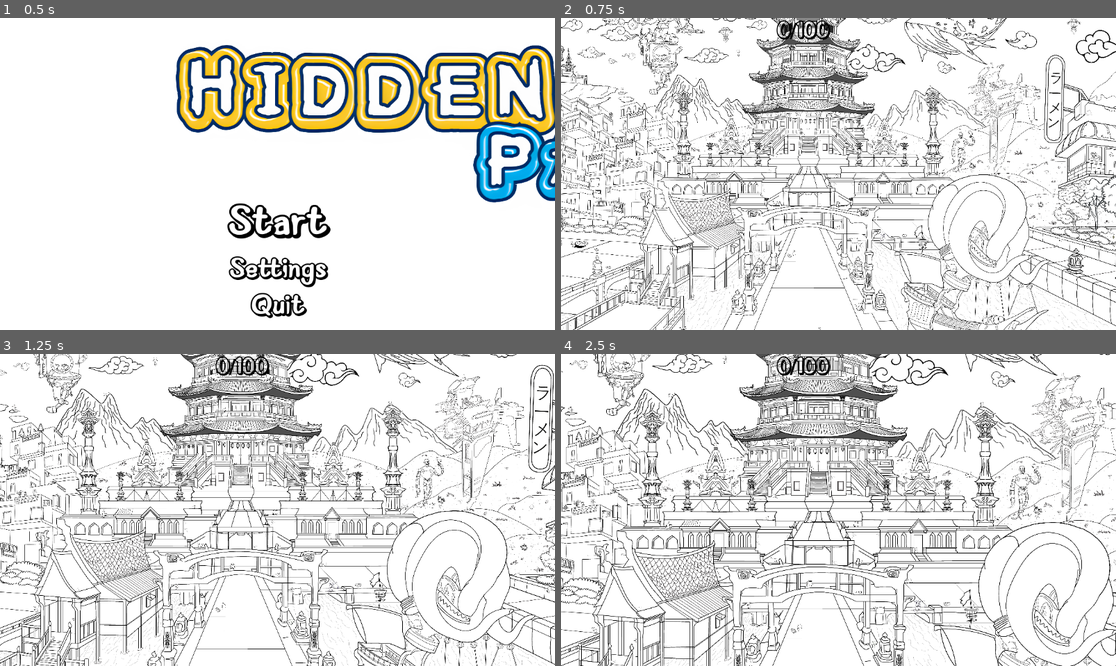
Above: before the commit, frames 1-4 (two rows, left to right).
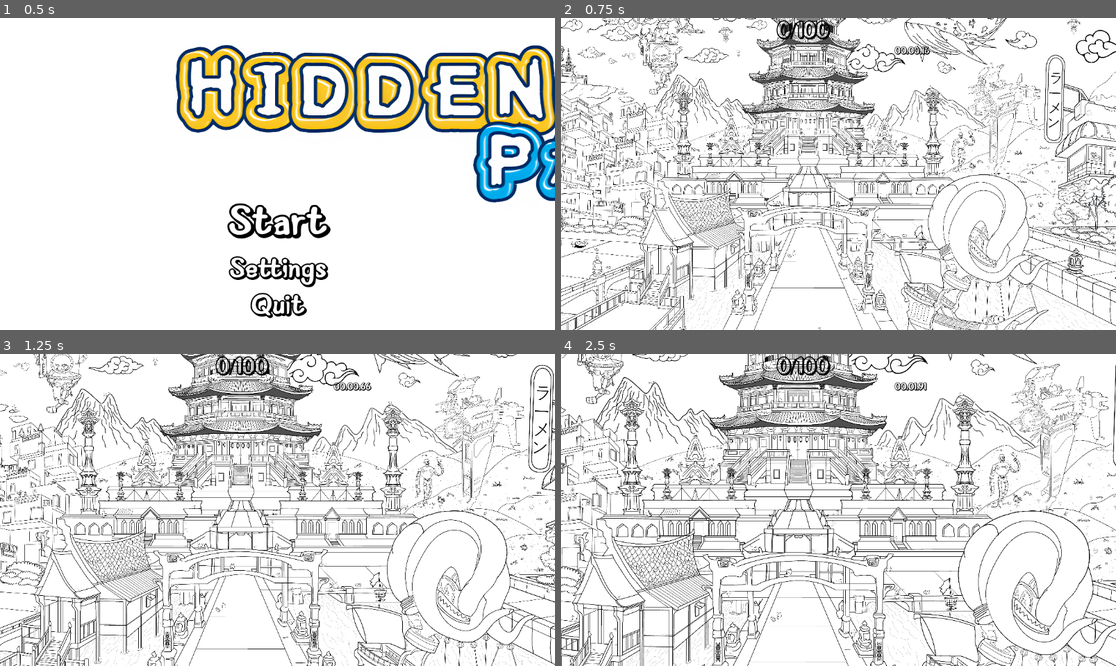
Above: after the commit, the same moments.

Repository: Wpan0n/_HiddenPaws_
Game: Godot game, scene res://scences/main_menu.tscn
The game is run twice, just before and just after one commit, with the same random seed, the same clock (stepped at 60 frames per second) and the same inputs.
Inputs (mouse positions are in pixels of both pictures, inside the frame that each line leads up to):
- Up to frame 1 (0.5 s): no input
- Up to frame 2 (0.75 s): click "Start" at 0.5 s
- Up to frame 3 (1.25 s): no input
- Up to frame 4 (2.5 s): move the mouse to (960, 494) at 1.27 s; click (960, 494) at 1.42 s; drag from (727, 525) to (810, 572) at 2.02 s

Frame 1 is identical in both runs. In frame 2, 0.1% of the frame differs, in the area x 60-67%, y 9-12%; in frame 3, 0.1%; in frame 4, 37%, in the area x 0-100%, y 0-100%.

Commit message:
Added Stopwatch

Diff:
--- /dev/null
+++ b/Scripts/Stopwatch.gd
@@ -0,0 +1,16 @@
+extends Label
+
+var time_elapsed := 0.0
+
+func _process(delta: float) -> void:
+	time_elapsed += delta
+	update_timer_display()
+
+func update_timer_display() -> void:
+	var minutes = int(time_elapsed / 60)
+	var seconds = int(time_elapsed) % 60
+	var milliseconds = int((time_elapsed - int(time_elapsed)) * 100)
+
+	# Format the time to 00.00.00 (minutes.seconds.milliseconds)
+	var time_string = String("%02d.%02d.%02d" % [minutes, seconds, milliseconds])
+	text = time_string
--- a/scences/MainGame.tscn
+++ b/scences/MainGame.tscn
@@ -102,6 +102,7 @@
 [ext_resource type="Texture2D" uid="uid://dxyan4oxpepgg" path="res://assets/40 cat sprites p2/e96f0e23b57181a9455a8b5d03df1b8e.png" id="95_1rop7"]
 [ext_resource type="Texture2D" uid="uid://coqne4ktcciql" path="res://assets/40 cat sprites p2/efeaebd05bd507f7c409c6546bdd2512.png" id="96_6bw5e"]
 [ext_resource type="Texture2D" uid="uid://bt6slhf7lv57k" path="res://assets/40 cat sprites p2/fa6cb58bea4a21b8852d117969d451ee.png" id="97_uiylv"]
+[ext_resource type="Script" path="res://Scripts/Stopwatch.gd" id="103_7xdmb"]
 
 [node name="Main Game" type="Node2D"]
 position = Vector2(-3, -2)
@@ -1180,3 +1181,26 @@
 [node name="AudioStreamPlayer101" type="AudioStreamPlayer" parent="Sprite2D"]
 stream = ExtResource("6_pm1xx")
 volume_db = -30.0
+
+[node name="CanvasLayer" type="CanvasLayer" parent="."]
+
+[node name="Control" type="Control" parent="CanvasLayer"]
+layout_mode = 3
+anchors_preset = 15
+anchor_right = 1.0
+anchor_bottom = 1.0
+grow_horizontal = 2
+grow_vertical = 2
+
+[node name="Stopwatch" type="Label" parent="CanvasLayer/Control"]
+offset_left = 693.0
+offset_top = 56.0
+offset_right = 786.0
+offset_bottom = 83.0
+size_flags_vertical = 0
+theme_override_colors/font_color = Color(0, 0, 0, 1)
+theme_override_fonts/font = ExtResource("62_3nfgi")
+theme_override_font_sizes/font_size = 18
+text = "Stopwatch
+"
+script = ExtResource("103_7xdmb")
Not shown: 1 places in scences/MainGame.tscn that only renumber resources
